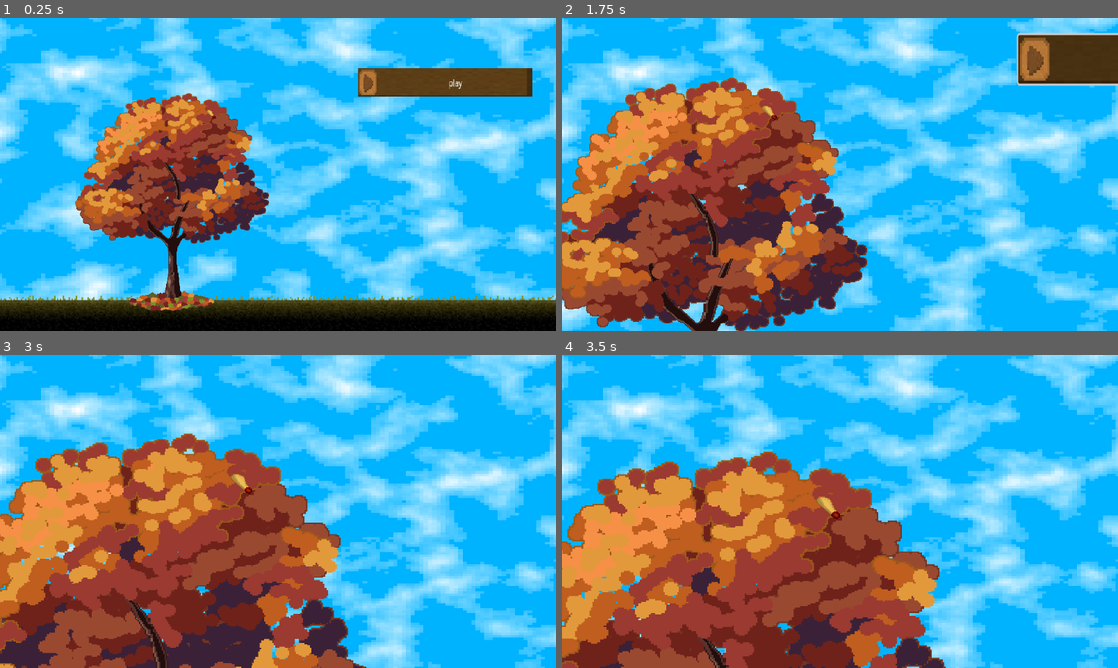
Above: before the commit, frames 1-4 (two rows, left to right).
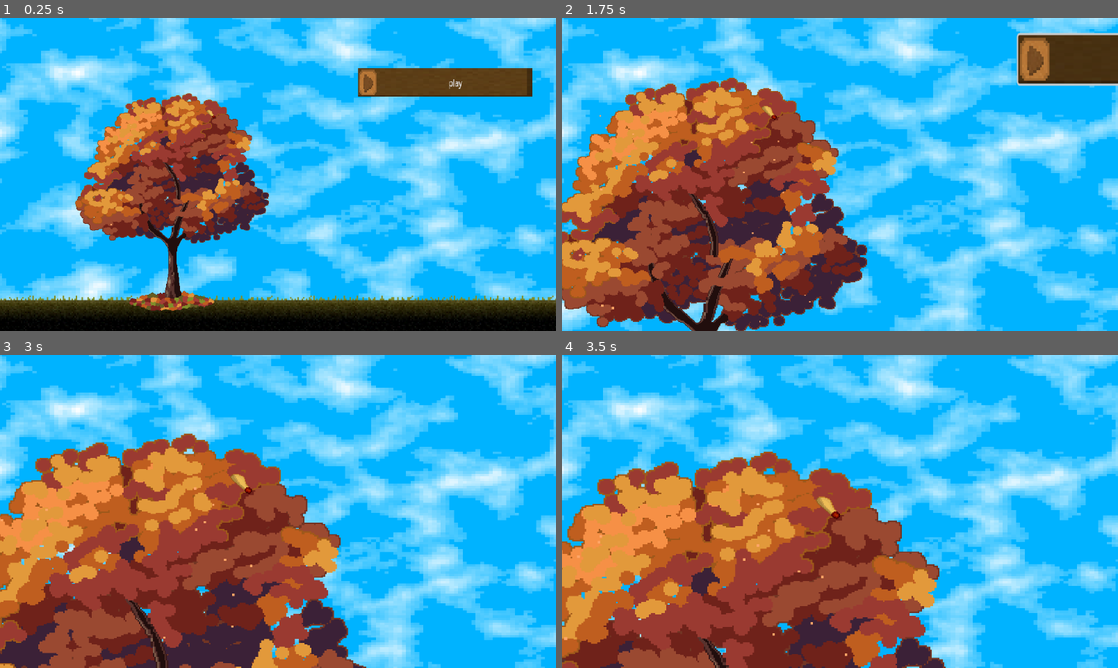
Above: after the commit, the same moments.

Repository: FreekDS/brackeys-2023.1
Game: Godot game, scene res://main.tscn
The game is run twice, just before and just after one commit, with the same random seed, the same clock (stepped at 60 frames per second) and the same inputs.
Inputs (mouse positions are in pixels of both pictures, inside the frame that each line leads up to):
- Up to frame 1 (0.25 s): no input
- Up to frame 2 (1.75 s): click "play" at 0.5 s; click "play" at 1.25 s
- Up to frame 3 (3 s): tap Enter (ui_accept) at 2, 2.27 s; move the mouse to (400, 495) at 2.02 s; press the mouse at (400, 495) at 2.03 s; hold Up (ui_up) 2.03-2.78 s; move the mouse to (166, 527) at 2.77 s; release the mouse at (166, 527) at 2.78 s; hold Down (ui_down) from 2.78 s (still down); click (166, 527) at 2.85 s
- Up to frame 4 (3.5 s): keep holding Down (ui_down); tap Enter (ui_accept) at 3.02 s

The runs differ from the first frame. In frame 1, less than 0.1% of the frame differs, in the area x 19-42%, y 34-67%; in frame 2, less than 0.1%; in frame 3, less than 0.1%; in frame 4, less than 0.1%, in the area x 0-52%, y 47-97%.

Commit message:
de griekse koning partikles is van de partij

Diff:
--- a/BackgroundObjects/Tree/Tree.tscn
+++ b/BackgroundObjects/Tree/Tree.tscn
@@ -1,7 +1,8 @@
-[gd_scene load_steps=4 format=3 uid="uid://cfg6wwlys75aa"]
+[gd_scene load_steps=5 format=3 uid="uid://cfg6wwlys75aa"]
 
 [ext_resource type="Shader" path="res://Common/pixelate.gdshader" id="1_q2y3o"]
 [ext_resource type="Texture2D" uid="uid://wvoply6hou73" path="res://BackgroundObjects/Tree/boom.png" id="2_eesmn"]
+[ext_resource type="Texture2D" uid="uid://c4ud51vc1ko5m" path="res://BackgroundObjects/Tree/leaf.png" id="3_f38io"]
 
 [sub_resource type="ShaderMaterial" id="ShaderMaterial_las12"]
 shader = ExtResource("1_q2y3o")
@@ -16,3 +17,93 @@
 material = SubResource("ShaderMaterial_las12")
 scale = Vector2(3, 3)
 texture = ExtResource("2_eesmn")
+
+[node name="Partikles" type="Node2D" parent="."]
+
+[node name="CPUParticles2D" type="CPUParticles2D" parent="Partikles"]
+position = Vector2(-210, -408)
+scale = Vector2(5, 5)
+speed_scale = 0.2
+randomness = 1.0
+lifetime_randomness = 0.32
+local_coords = true
+texture = ExtResource("3_f38io")
+direction = Vector2(-1, -1)
+spread = 60.0
+gravity = Vector2(-200, 200)
+initial_velocity_min = 25.0
+initial_velocity_max = 149.04
+
+[node name="CPUParticles2D2" type="CPUParticles2D" parent="Partikles"]
+position = Vector2(-311, -204)
+scale = Vector2(7, 7)
+speed_scale = 0.2
+randomness = 1.0
+lifetime_randomness = 0.32
+local_coords = true
+texture = ExtResource("3_f38io")
+direction = Vector2(-1, -1)
+spread = 180.0
+gravity = Vector2(-200, 200)
+initial_velocity_min = 25.0
+initial_velocity_max = 149.04
+
+[node name="CPUParticles2D3" type="CPUParticles2D" parent="Partikles"]
+position = Vector2(-308, 189)
+rotation = -7.31793e-05
+scale = Vector2(8, 8)
+speed_scale = 0.2
+randomness = 1.0
+lifetime_randomness = 0.32
+local_coords = true
+texture = ExtResource("3_f38io")
+direction = Vector2(-1, -1)
+spread = 180.0
+gravity = Vector2(-200, 200)
+initial_velocity_min = 25.0
+initial_velocity_max = 149.04
+
+[node name="CPUParticles2D4" type="CPUParticles2D" parent="Partikles"]
+position = Vector2(147, -368)
+rotation = -7.31793e-05
+scale = Vector2(5, 5)
+speed_scale = 0.2
+randomness = 1.0
+lifetime_randomness = 0.32
+local_coords = true
+texture = ExtResource("3_f38io")
+direction = Vector2(-1, -1)
+spread = 180.0
+gravity = Vector2(-200, 200)
+initial_velocity_min = 25.0
+initial_velocity_max = 149.04
+
+[node name="CPUParticles2D5" type="CPUParticles2D" parent="Partikles"]
+position = Vector2(246, -215)
+rotation = -7.31793e-05
+scale = Vector2(5, 5)
+speed_scale = 0.2
+randomness = 1.0
+lifetime_randomness = 0.32
+local_coords = true
+texture = ExtResource("3_f38io")
+direction = Vector2(-1, -1)
+spread = 180.0
+gravity = Vector2(-200, 200)
+initial_velocity_min = 25.0
+initial_velocity_max = 149.04
+
+[node name="CPUParticles2D6" type="CPUParticles2D" parent="Partikles"]
+position = Vector2(331, 154)
+rotation = -7.31793e-05
+scale = Vector2(4, 4)
+speed_scale = 0.2
+randomness = 1.0
+lifetime_randomness = 0.32
+local_coords = true
+texture = ExtResource("3_f38io")
+direction = Vector2(-1, -1)
+spread = 180.0
+gravity = Vector2(-200, 200)
+initial_velocity_min = 25.0
+initial_velocity_max = 149.04
Binary file added: BackgroundObjects/Tree/leaf.png
Not shown, added: BackgroundObjects/Tree/leaf.png.import
